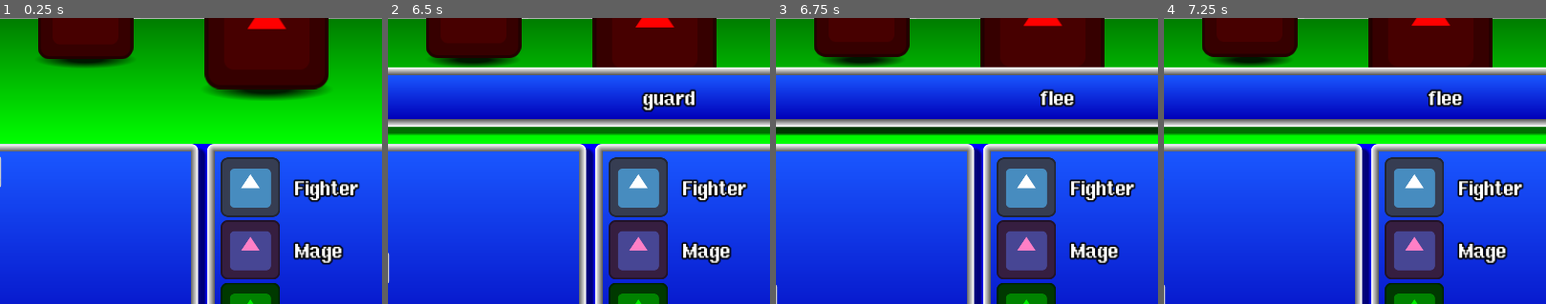
Above: before the commit, frames 1-4 (left to right).
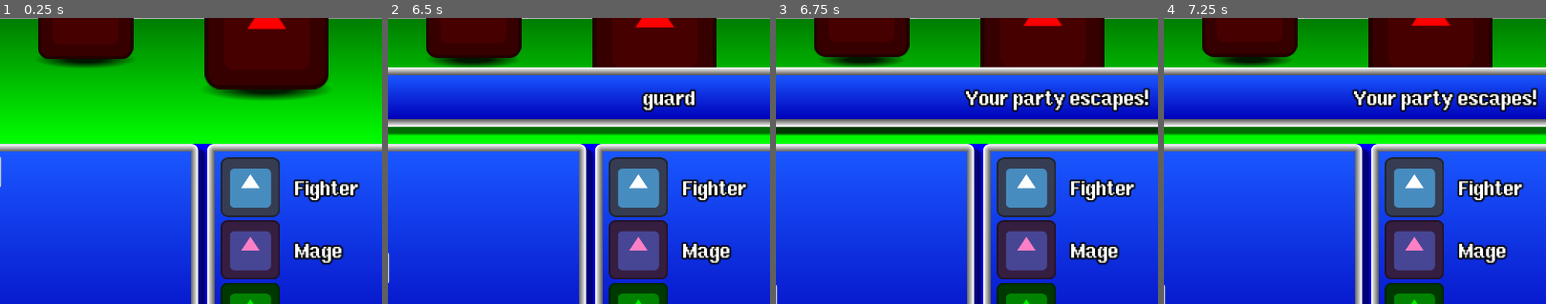
Above: after the commit, the same moments.

Repository: Toxe/godot-modal-dialogs
Game: Godot game, scene res://main.tscn
Two runs of this game, one before a commit and one after it. Both use one fixed random seed, a clock stepped at 60 frames per second and the inputs below. The engine's default icon, where the game draws it, is replaced by a stand-in: a white triangle on a blue panel in a dark square.
Inputs:
- Up to frame 1 (0.25 s): no input
- Up to frame 2 (6.5 s): click "1: Attack" at 0.5 s; click "1: Enemy A" at 1.25 s; click "2: Magic" at 2 s; click "1: Fire" at 2.75 s; click "1: Enemy A" at 3.5 s; click "3: Item" at 4.25 s; click "1: Potion" at 5 s; click "4: Guard" at 5.75 s
- Up to frame 3 (6.75 s): click "5: Flee" at 6.5 s
- Up to frame 4 (7.25 s): no input
The pictures show only the part of the screen within x 13-63%, y 36-86%; the shares and areas given below are measured in that part.

Frames 1-2 are identical in both runs. In frame 3, 2.6% of the frame differs, in the area x 49-98%, y 24-33%; in frame 4, 2.6%.

Commit message:
"Flee" quits the program

Diff:
--- a/T05_ModalDialogs/main.gd
+++ b/T05_ModalDialogs/main.gd
@@ -10,7 +10,7 @@
     main_action_menu.add_menu("Magic", build_magic_menu)
     main_action_menu.add_menu("Item", build_item_menu)
     main_action_menu.add_action("Guard", func() -> void: show_notification("guard"))
-    main_action_menu.add_action("Flee", func() -> void: show_notification("flee"))
+    main_action_menu.add_action("Flee", flee)
     main_action_menu.set_focus_to_first_button()
 
 
@@ -60,3 +60,9 @@
     var popup := notification_scene.instantiate()
     popup.set_text(text)
     add_child(popup)
+
+
+func flee() -> void:
+    show_notification("Your party escapes!")
+    await get_tree().create_timer(1.0).timeout
+    get_tree().quit()
